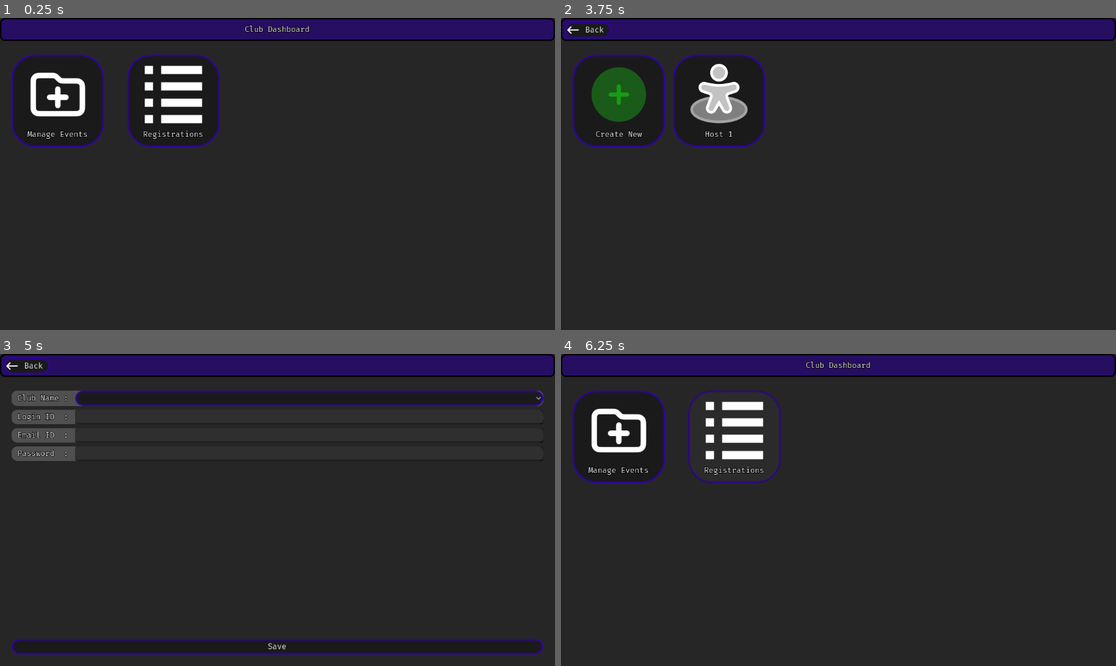
Above: before the commit, frames 1-4 (two rows, left to right).
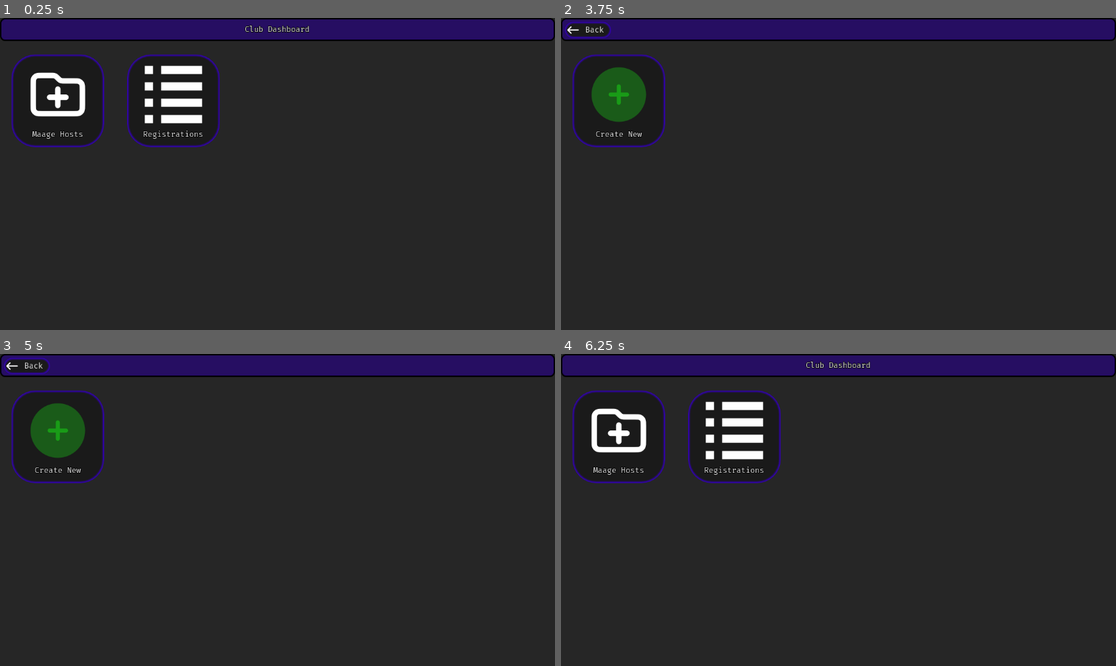
Above: after the commit, the same moments.

Repository: master172/admindashboard
Game: Godot game, scene res://src/Main/Main.tscn
Two runs of this game, one before a commit and one after it. Both use one fixed random seed, a clock stepped at 60 frames per second and the inputs below.
Inputs (mouse positions are in pixels of both pictures, inside the frame that each line leads up to):
- Up to frame 1 (0.25 s): no input
- Up to frame 2 (3.75 s): click (616, 102) at 0.5 s; click (616, 102) at 1.25 s; click (871, 80) at 2.02 s; type "12" at 2.1 s; click (871, 99) at 2.25 s; type "12" at 2.33 s; click (871, 117) at 2.48 s; type "12" at 2.57 s; click (871, 61) at 2.75 s; click "Back" at 3.5 s
- Up to frame 3 (5 s): click (155, 438) at 4.27 s
- Up to frame 4 (6.25 s): click "Back" at 5 s; click (588, 366) at 5.75 s, where only the run before the commit has a clickable "Back"

The runs differ from the first frame. In frame 1, less than 0.1% of the frame differs, in the area x 4-16%, y 36-39%; in frame 2, 1.6%; in frame 3, 5.3%, in the area x 2-98%, y 11-97%; in frame 4, 0.2%.

Commit message:
integration with backend
integration with backend started, currently the dashboard can create and fetch hosts. fulfilling the primary purpose of the dashboard

Diff:
--- a/Autoload/Utils.gd
+++ b/Autoload/Utils.gd
@@ -3,6 +3,7 @@
 var register_form:Queue = Queue.new()
 var selected_event:Queue = Queue.new()
 var selected_club:Queue = Queue.new()
+var selected_host:Queue = Queue.new()
 
 func is_valid_email_id(email:String)->bool:
 	var regex := RegEx.new()
--- a/Resources/club_names.json
+++ b/Resources/club_names.json
@@ -1,26 +1,26 @@
-[
-	"AICUF",
-	"Art Club",
-	"College Choir & Music Club",
-	"Dance Club",
-	"Dramatics & Press Club",
-	"Movie Club",
-	"Book & Literary Club",
-	"Foreign Language Club",
-	"Hindi Parishad",
-	"Kannada Sangha",
-	"Wall Magzine Club",
-	"Commerce Association",
-	"Computer Science Club",
-	"Eco Club",
-	"Electronics Club",
-	"Maths Club",
-	"Physical Science Association",
-	"Chemical Science Association",
-	"Health Club",
-	"Inter Religious Harmony Club",
-	"Photography Club",
-	"Quiz Club",
-	"Social Science Association",
-	"Electoral Literacy Club"
-]
+{
+	"AICUF": 0,
+	"Art Club": 1,
+	"College Choir & Music Club": 2,
+	"Dance Club": 3,
+	"Dramatics & Press Club": 4,
+	"Movie Club": 5,
+	"Book & Literary Club": 6,
+	"Foreign Language Club": 7,
+	"Hindi Parishad": 8,
+	"Kannada Sangha": 9,
+	"Wall Magzine Club": 10,
+	"Commerce Association": 11,
+	"Computer Science Club": 12,
+	"Eco Club": 13,
+	"Electronics Club": 14,
+	"Maths Club": 15,
+	"Physical Science Association": 16,
+	"Chemical Science Association": 17,
+	"Health Club": 18,
+	"Inter Religious Harmony Club": 19,
+	"Photography Club": 20,
+	"Quiz Club": 21,
+	"Social Science Association": 22,
+	"Electoral Literacy Club": 23
+}
--- a/src/Main/Main.tscn
+++ b/src/Main/Main.tscn
@@ -68,6 +68,7 @@
 
 [node name="ManageEvents" parent="MainContainer/OptionsContainer/GridContainer" instance=ExtResource("4_nxavr")]
 layout_mode = 2
+Text = "Maage Hosts"
 
 [node name="RegistrationsButton" parent="MainContainer/OptionsContainer/GridContainer" instance=ExtResource("4_nxavr")]
 layout_mode = 2
--- a/src/Main/create_host.gd
+++ b/src/Main/create_host.gd
@@ -22,20 +22,20 @@
 	password:"password",
 }
 
-var entry_number:int = 1
-
 var data:Dictionary = {
-	"entry "+str(entry_number):{
-		"club_name":"",
-		"login_id":"",
-		"email_id":"",
-		"password":"",
-	}
+	"club_name":"",
+	"login_id":"",
+	"email_id":"",
+	"password":"",
 }
 
 func _ready() -> void:
-	var club_names = json_loader.load_json_as_array(CLUB_FILE)
-	for i in club_names:
+	if Utils.selected_host.is_empty() == false:
+		var selected_club = Utils.selected_host.get_front()
+		get_host(selected_club)
+
+	var club_names = json_loader.load_json_as_dict(CLUB_FILE)
+	for i in club_names.keys():
 		club_name.add_item(i)
 
 func _on_back_pressed() -> void:
@@ -49,7 +49,7 @@
 		login_id.text = ""
 		login_id.release_focus()
 		return
-	data["entry "+str(entry_number)]["login_id"] = new_text
+	data["login_id"] = new_text
 	login_id.release_focus()
 
 
@@ -59,7 +59,7 @@
 		email_id.text = ""
 		email_id.release_focus()
 		return
-	data["entry "+str(entry_number)]["email_id"] = new_text
+	data["email_id"] = new_text
 	email_id.release_focus()
 
 
@@ -69,18 +69,59 @@
 		password.text = ""
 		password.release_focus()
 		return
-	data["entry "+str(entry_number)]["password"] = new_text
+	data["password"] = new_text
 	password.release_focus()
 
 
 func _on_save_pressed() -> void:
 	for i:Node in fields:
-		data["entry "+str(entry_number)][field_map[i]] = i.text if Utils.has_property(i,"text") else i.get_item_text(i.selected)
+		data[field_map[i]] = i.text if Utils.has_property(i,"text") else i.get_item_text(i.selected)
 
-	print("data")
+	create_host(data)
 
-	_on_back_pressed()
 
 
 func _on_club_name_item_selected(index: int) -> void:
-	data["entry "+str(entry_number)]["club_name"] = club_name.get_item_text(index)
+	data["club_name"] = club_name.get_item_text(index)
+
+func create_host(request_refrence:Dictionary):
+	var http :HTTPRequest = HTTPRequest.new()
+	add_child(http)
+	http.request_completed.connect(self._on_hosts_completed)
+	http.request_completed.connect(http.queue_free.unbind(4))
+	var header = ["Content-Type: application/json"]
+	var body:String = JSON.stringify(request_refrence)
+	var err = http.request("http://127.0.0.1:8000/create",header,HTTPClient.METHOD_POST,body)
+	if err != OK:
+		push_error("http request error: ",err)
+
+func _on_hosts_completed(result: int, response_code: int, headers: PackedStringArray, body: PackedByteArray) -> void:
+	if response_code == 200:
+		_on_back_pressed()
+	else:
+		push_error("request failed response code: ",response_code)
+
+func get_host(user_id:String):
+	var http :HTTPRequest = HTTPRequest.new()
+	add_child(http)
+	http.request_completed.connect(self._on_host_completed)
+	http.request_completed.connect(http.queue_free.unbind(4))
+	var header = ["Content-Type: application/json"]
+	var body:String = JSON.stringify({"user_id":user_id})
+	var err = http.request("http://127.0.0.1:8000/host",header,HTTPClient.METHOD_GET,body)
+	if err != OK:
+		push_error("http request error: ",err)
+
+func _on_host_completed(result: int, response_code: int, headers: PackedStringArray, body: PackedByteArray) -> void:
+	if response_code == 200:
+		var data :Dictionary = JSON.parse_string(body.get_string_from_utf8())
+		set_values(data)
+	else:
+		push_error("request failed response code: ",response_code)
+
+func set_values(data:Dictionary)->void:
+	var club_names = json_loader.load_json_as_dict(CLUB_FILE)
+	club_name.select(club_names[data["club_name"]])
+	login_id.text = data["login_id"]
+	email_id.text = data["email_id"]
+	password.text = data["password"]
--- a/src/Main/json_loader.gd
+++ b/src/Main/json_loader.gd
@@ -1,21 +1,17 @@
 extends Node
 
-func load_json_as_array(path:String)->Array[String]:
+func load_json_as_dict(path:String)->Dictionary:
 	var file = FileAccess.open(path,FileAccess.READ)
 	if file == null:
 		push_error("coudn't open file: "+path)
-		return []
+		return {}
 
 	var text :String = file.get_as_text()
 	file.close()
 
 	var data = JSON.parse_string(text)
-	if data == null or typeof(data) != TYPE_ARRAY:
+	if data == null or typeof(data) != TYPE_DICTIONARY:
 		push_error("an array of strings expected check file path or contents")
-		return []
+		return {}
 
-	var result:Array[String]
-	for value in data:
-		if typeof(value) == TYPE_STRING:
-			result.append(value)
-	return result
+	return data
--- a/src/Main/manage_hosts.gd
+++ b/src/Main/manage_hosts.gd
@@ -1,4 +1,38 @@
 extends Control
+
+const HOST_BUTTON = preload("res://src/UIComponents/HostButton.tscn")
+
+@onready var items: FlowContainer = $VBoxContainer/MarginContainer/ScrollContainer/Items
+
+var hosts:Array = []
+
+func _ready() -> void:
+	get_all_hosts()
+
+func get_all_hosts():
+	var http :HTTPRequest = HTTPRequest.new()
+	add_child(http)
+	http.request_completed.connect(self._on_hosts_completed)
+	http.request_completed.connect(http.queue_free.unbind(4))
+	var err = http.request("http://127.0.0.1:8000/hosts")
+	if err != OK:
+		push_error("http request error: ",err)
+
+func _on_hosts_completed(result: int, response_code: int, headers: PackedStringArray, body: PackedByteArray) -> void:
+	if response_code == 200:
+		var data:Array = JSON.parse_string(body.get_string_from_utf8())
+		hosts = data
+		add_host_managers()
+	else:
+		push_error("request failed response code: ",response_code)
+
+func add_host_managers():
+	for i in hosts:
+		var button = HOST_BUTTON.instantiate()
+		button.string_identifier = i
+		button.pressed.connect(self._on_host_button_pressed.bind(button.string_identifier))
+		button.Text = i
+		items.add_child(button)
 
 
 func _on_back_pressed() -> void:
@@ -6,7 +40,8 @@
 	get_tree().change_scene_to_packed(Dashboard)
 
 
-func _on_event_button_pressed() -> void:
+func _on_host_button_pressed(string_identifer:String) -> void:
+	Utils.selected_host.enqueue(string_identifer)
 	var creator:PackedScene = load("res://src/Main/create_host.tscn")
 	get_tree().change_scene_to_packed(creator)
 
--- a/src/Main/manage_hosts.tscn
+++ b/src/Main/manage_hosts.tscn
@@ -1,10 +1,9 @@
-[gd_scene load_steps=7 format=3 uid="uid://c1knwdjfj4q7t"]
+[gd_scene load_steps=6 format=3 uid="uid://c1knwdjfj4q7t"]
 
 [ext_resource type="Theme" uid="uid://c8wib8exwpaas" path="res://Resources/MainTheme.tres" id="1_4bj0i"]
 [ext_resource type="Script" uid="uid://crgwqcblxc6tv" path="res://src/Main/manage_hosts.gd" id="2_mnmif"]
 [ext_resource type="Texture2D" uid="uid://3wbfrdbf88e6" path="res://assets/Icons/Back.svg" id="3_mnmif"]
 [ext_resource type="PackedScene" uid="uid://351f6j6go1i2" path="res://src/UIComponents/BaseButtonComponent.tscn" id="4_n1q0f"]
-[ext_resource type="Texture2D" uid="uid://cc2ad2aqi5wl0" path="res://assets/Icons/people.svg" id="5_xdh8r"]
 [ext_resource type="Texture2D" uid="uid://bhj3d3hlattle" path="res://assets/Icons/add.svg" id="6_mnmif"]
 
 [node name="ManageEvents" type="Control"]
@@ -79,11 +78,5 @@
 Icon = ExtResource("6_mnmif")
 Text = "Create New"
 
-[node name="EventButton" parent="VBoxContainer/MarginContainer/ScrollContainer/Items" instance=ExtResource("4_n1q0f")]
-layout_mode = 2
-Icon = ExtResource("5_xdh8r")
-Text = "Host 1"
-
 [connection signal="pressed" from="VBoxContainer/Header/VBoxContainer/Back" to="." method="_on_back_pressed"]
 [connection signal="pressed" from="VBoxContainer/MarginContainer/ScrollContainer/Items/CreationButton" to="." method="_on_creation_button_pressed"]
-[connection signal="pressed" from="VBoxContainer/MarginContainer/ScrollContainer/Items/EventButton" to="." method="_on_event_button_pressed"]
--- /dev/null
+++ b/src/UIComponents/HostButton.tscn
@@ -0,0 +1,35 @@
+[gd_scene load_steps=4 format=3 uid="uid://dsa3ay7tly5y1"]
+
+[ext_resource type="Script" uid="uid://dmohbtysfpwxv" path="res://src/UIComponents/base_button_component.gd" id="1_argli"]
+[ext_resource type="Texture2D" uid="uid://cc2ad2aqi5wl0" path="res://assets/Icons/people.svg" id="2_tfykd"]
+[ext_resource type="Texture2D" uid="uid://18r6uw5d6obc" path="res://assets/Icons/Manage.svg" id="2_tilot"]
+
+[node name="BaseButtonComponent" type="Button"]
+custom_minimum_size = Vector2(192, 192)
+icon_alignment = 1
+script = ExtResource("1_argli")
+Icon = ExtResource("2_tfykd")
+Text = "Host 1"
+
+[node name="MarginContainer" type="MarginContainer" parent="."]
+layout_mode = 1
+anchors_preset = 15
+anchor_right = 1.0
+anchor_bottom = 1.0
+grow_horizontal = 2
+grow_vertical = 2
+theme_override_constants/margin_left = 0
+
+[node name="VBoxContainer" type="VBoxContainer" parent="MarginContainer"]
+layout_mode = 2
+alignment = 1
+
+[node name="TextureRect" type="TextureRect" parent="MarginContainer/VBoxContainer"]
+layout_mode = 2
+texture = ExtResource("2_tilot")
+stretch_mode = 5
+
+[node name="Label" type="Label" parent="MarginContainer/VBoxContainer"]
+layout_mode = 2
+text = "Manage Events"
+horizontal_alignment = 1
